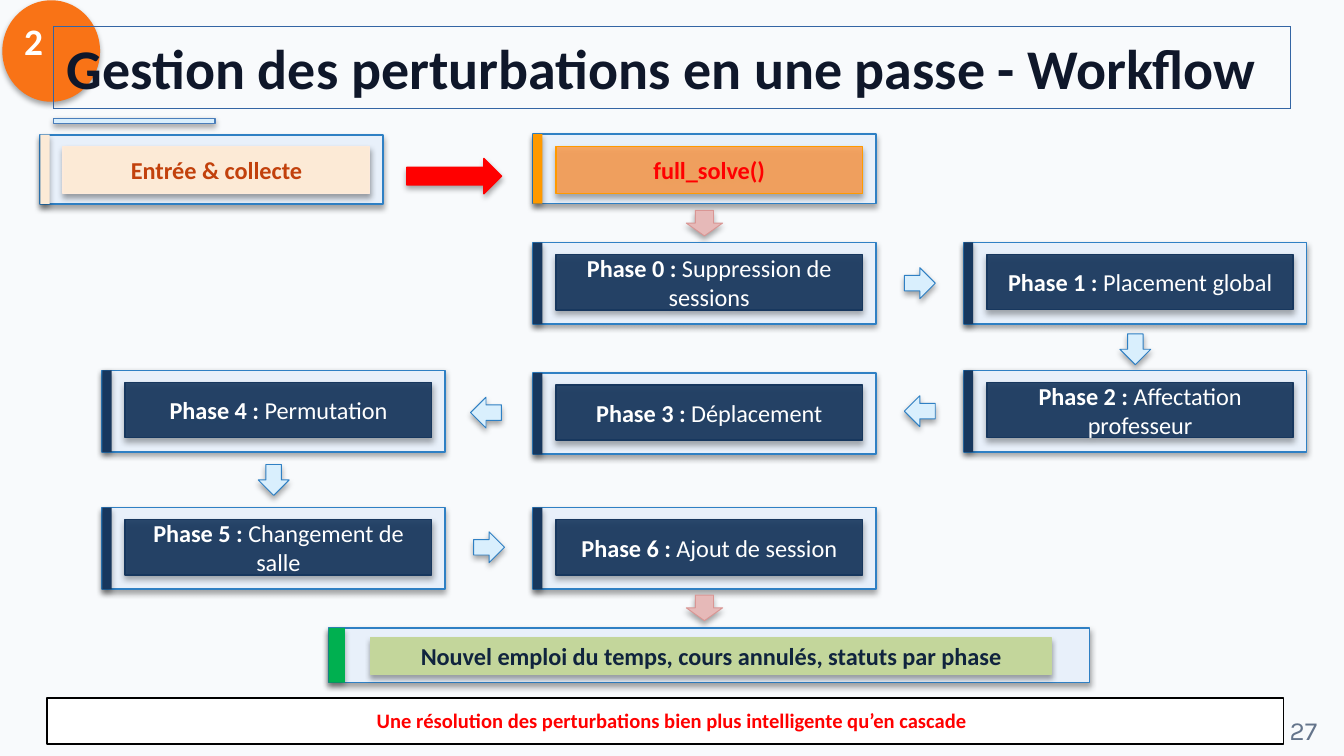
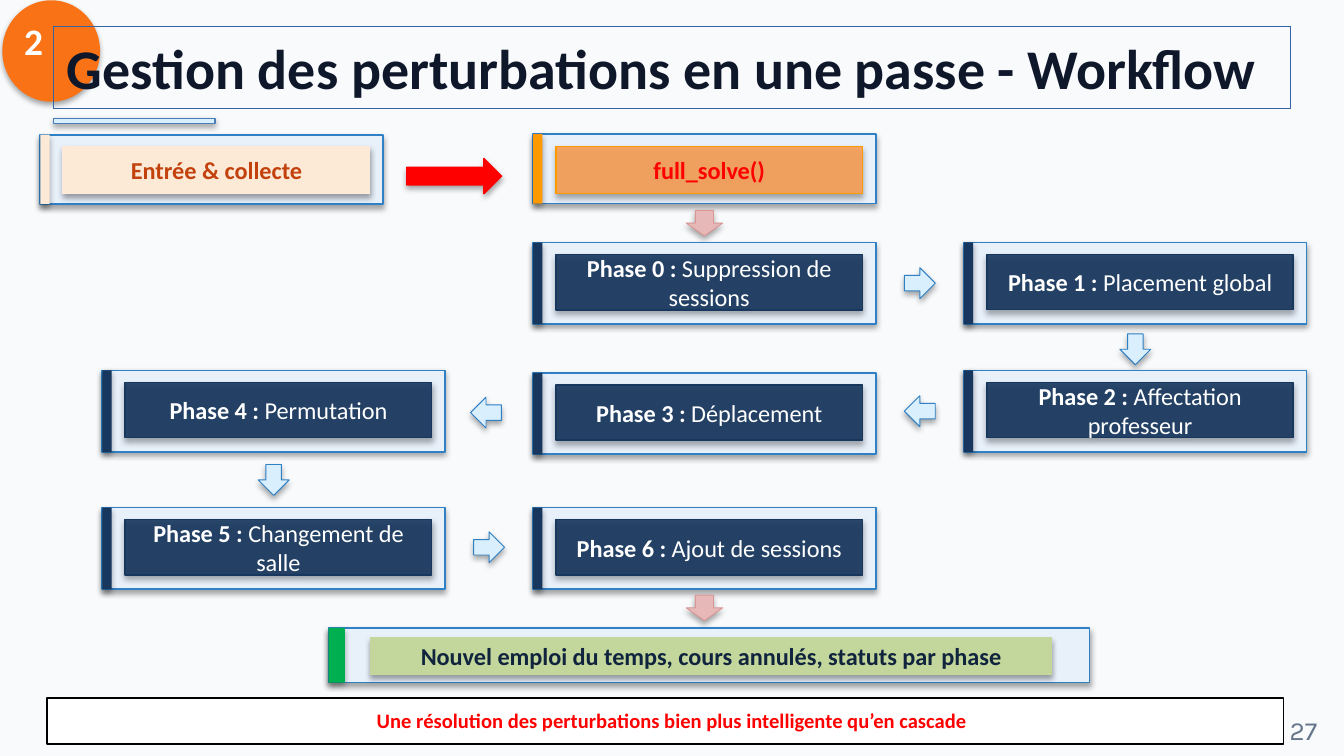
Before and after one commit to astridWilling/PROJET, a slide deck: slide 27 of Presentation/presentation_timetabling.pptx. Drawn at 1344x756 pixels with LibreOffice and Linux fonts; fonts in the diff are those of the drawing. Boxes give left, top, right and bottom in pixels: in the first picture for what was removed or moved away, otherwise in the second. Text is boxed around its words. In the diff, an @@ line names an element or a change of style, - is before the commit and + after.

```diff
--- a/Presentation/presentation_timetabling.pptx
+++ b/Presentation/presentation_timetabling.pptx
@@ text in rectangle at (577,540,842,561): text changed @@
-Phase 6 : Ajout de session
+Phase 6 : Ajout de sessions
```
Also in this commit, not shown: 1 other slide changed, 11 other files.
